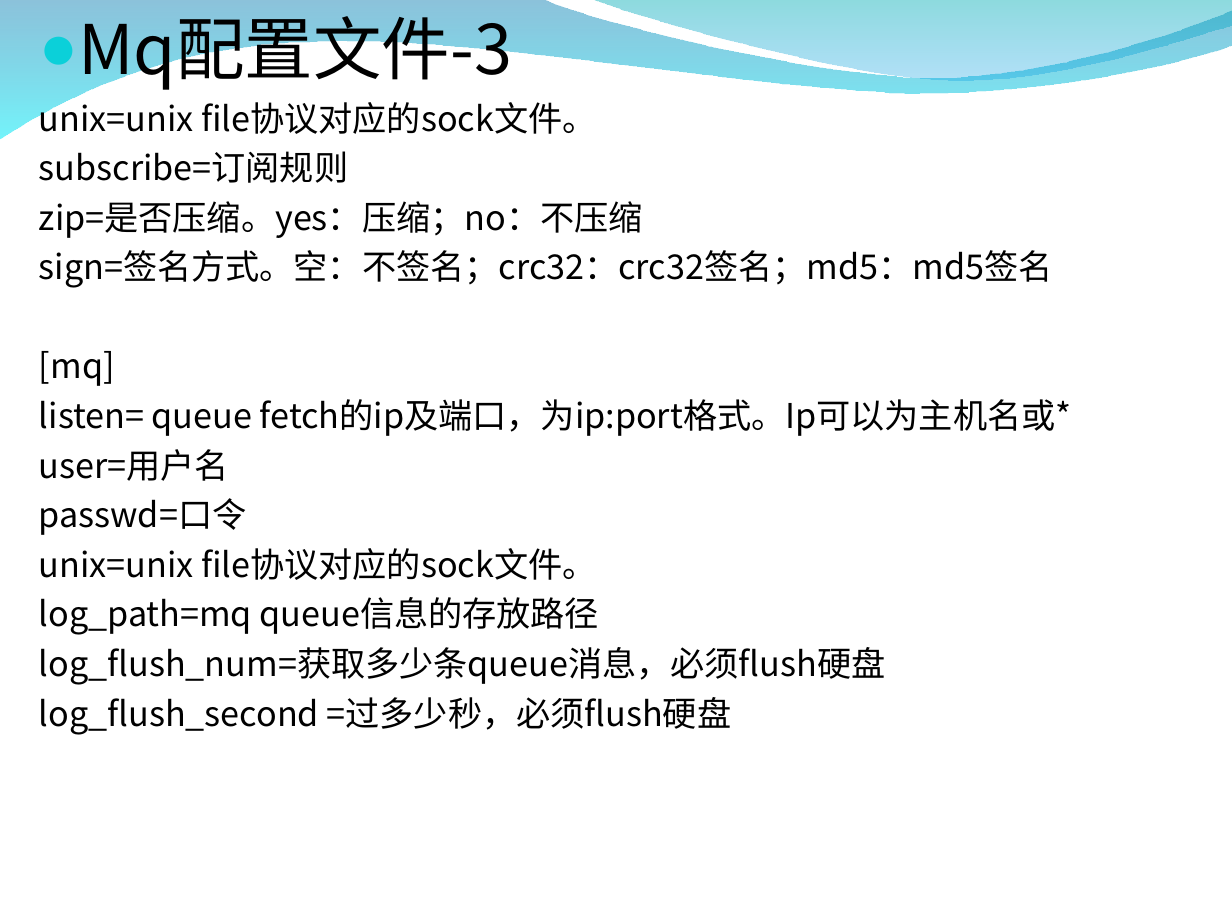
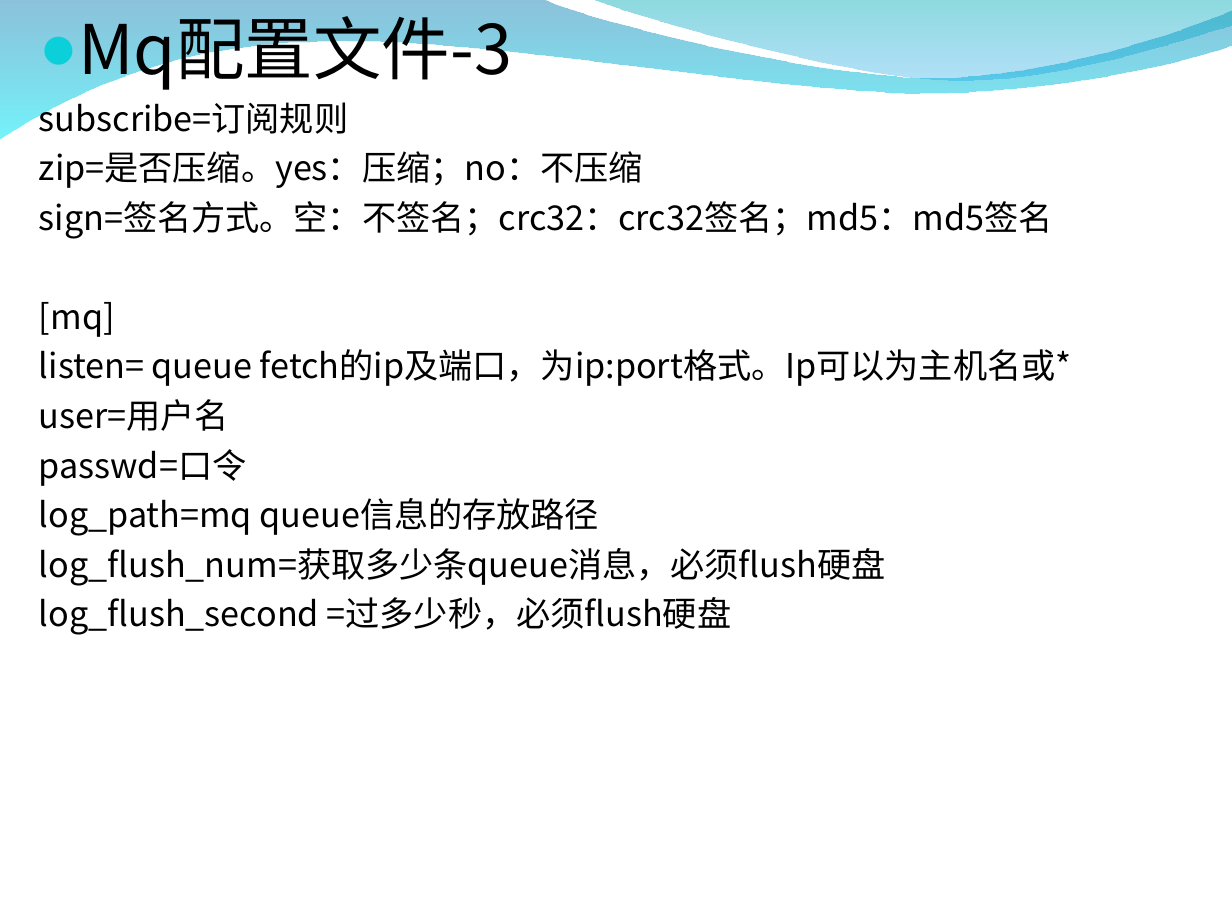
Before and after one commit to zxf1864/cwinux-mq, a slide deck: slide 11 of mq/doc/mq_introduce.ppt. Drawn at 1232x924 pixels with LibreOffice and Linux fonts; fonts in the diff are those of the drawing; background and template pictures are left out. Boxes give left, top, right and bottom in pixels: in the first picture for what was removed or moved away, otherwise in the second. Text is boxed around its words. In the diff, an @@ line names an element or a change of style, - is before the commit and + after.

```diff
--- a/mq/doc/mq_introduce.ppt
+++ b/mq/doc/mq_introduce.ppt
@@ text at box(39, 96, 596, 134): paragraph removed @@
-unix=unix file协议对应的sock文件。
@@ text at box(39, 548, 596, 580): paragraph removed @@
-unix=unix file协议对应的sock文件。
```
Also in this commit, not shown: 4 other slides changed, 1 slide removed.
